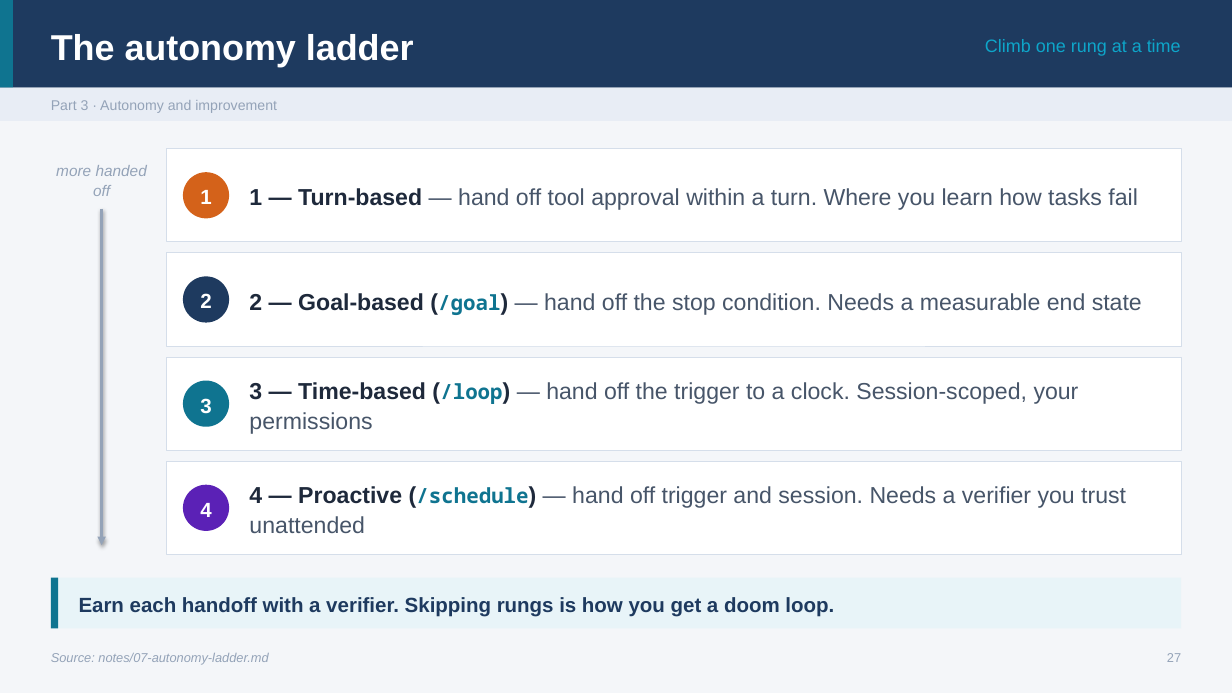
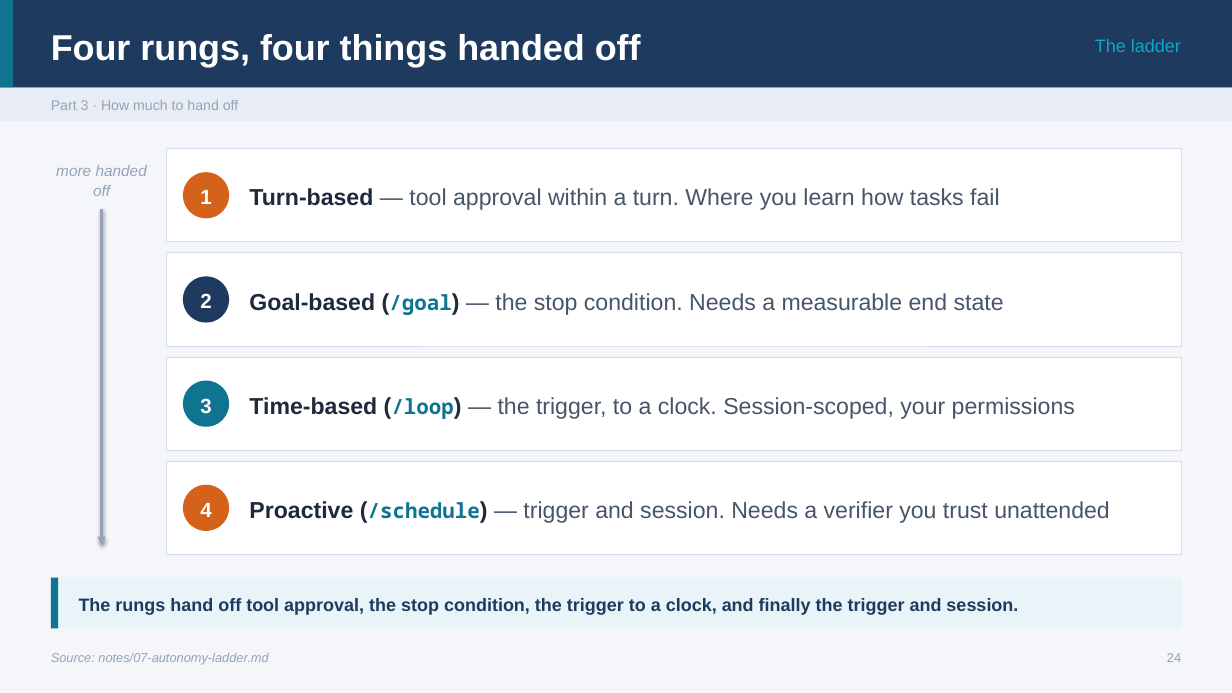
Before and after one commit to ramseywise/learn-ai-engineering, a slide deck: slide 24 of ai-engineering/04-loop-engineering/slides/loop-engineering.pptx (slide 27 before the commit). Drawn at 1232x693 pixels with LibreOffice and Linux fonts; fonts in the diff are those of the drawing. Boxes give left, top, right and bottom in pixels: in the first picture for what was removed or moved away, otherwise in the second. Text is boxed around its words. In the diff, an @@ line names an element or a change of style, - is before the commit and + after.

Commit message:
Add research agent evaluation framework and initial configuration
- Created a new evaluation set for the research agent with a focus on loop handling.
- Added test configuration to set criteria for tool trajectory scoring.
- Implemented the research evaluation package with an agent initialization.
- Established the agent's root structure for evaluation purposes.

```diff
--- a/ai-engineering/04-loop-engineering/slides/loop-engineering.pptx
+++ b/ai-engineering/04-loop-engineering/slides/loop-engineering.pptx
@@ text at [51, 34, 641, 67]: text changed @@
-The autonomy ladder
+Four rungs, four things handed off
@@ text at [1095, 39, 1181, 52]: text changed @@
-Climb one rung at a time
+The ladder
@@ text at [51, 100, 238, 110]: text changed @@
-Part 3 · Autonomy and improvement
+Part 3 · How much to hand off
@@ text at [249, 188, 999, 210]: text changed @@
-1 — Turn-based — hand off tool approval within a turn. Where you learn how tasks fail
+Turn-based — tool approval within a turn. Where you learn how tasks fail
@@ text at [249, 293, 1004, 315]: text changed @@
-2 — Goal-based (/goal) — hand off the stop condition. Needs a measurable end state
+Goal-based (/goal) — the stop condition. Needs a measurable end state
@@ text at [249, 397, 1075, 419]: text changed @@
-3 — Time-based (/loop) — hand off the trigger to a clock. Session-scoped, your permissions
+Time-based (/loop) — the trigger, to a clock. Session-scoped, your permissions
@@ ellipse at [183, 485, 229, 531]: fill #5B21B6 to #D4621A @@
@@ text at [249, 501, 1110, 523]: text changed @@
-4 — Proactive (/schedule) — hand off trigger and session. Needs a verifier you trust unattended
+Proactive (/schedule) — trigger and session. Needs a verifier you trust unattended
@@ text at [79, 598, 1018, 615]: text changed; size 16 to 14 pt @@
-Earn each handoff with a verifier. Skipping rungs is how you get a doom loop.
+The rungs hand off tool approval, the stop condition, the trigger to a clock, and finally the trigger and session.
@@ text at [1167, 653, 1181, 662]: text changed @@
-27
+24
```
Also in this commit, not shown: 33 other slides changed, 11 slides added, 12 slides removed, 52 other files.
